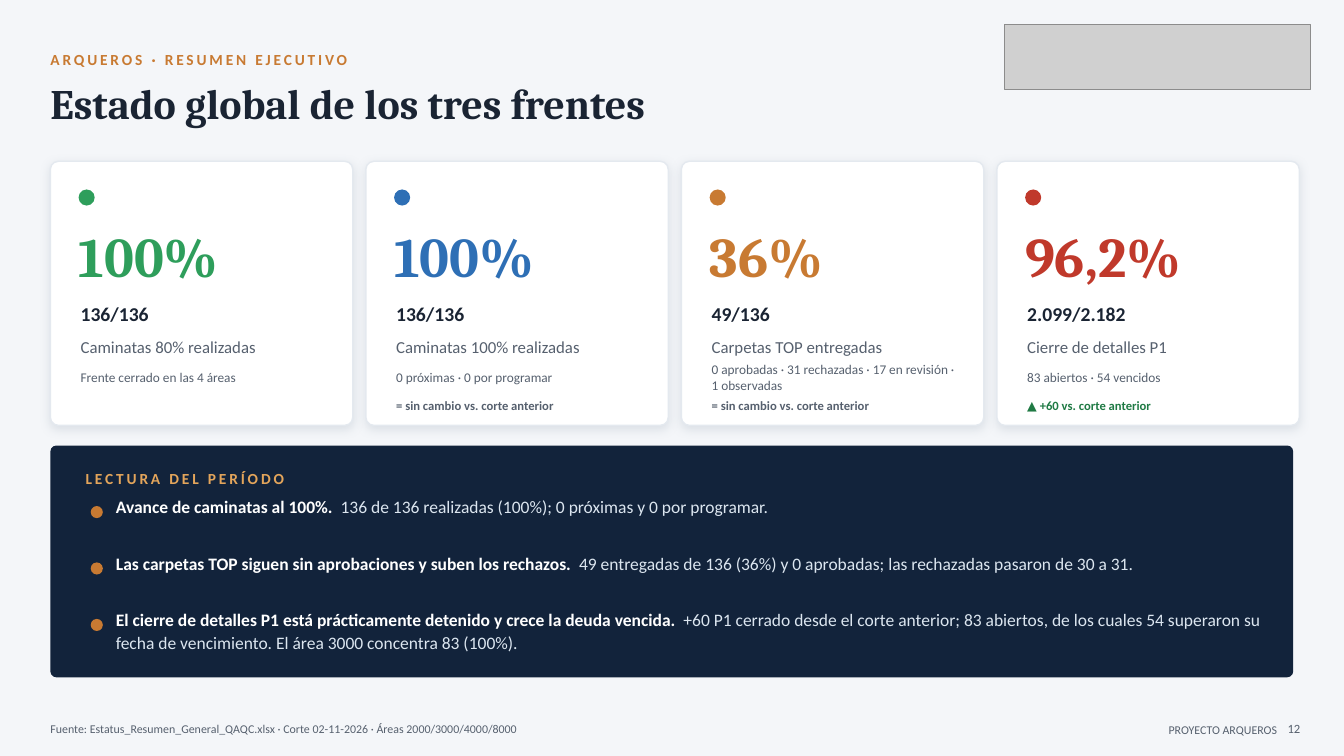
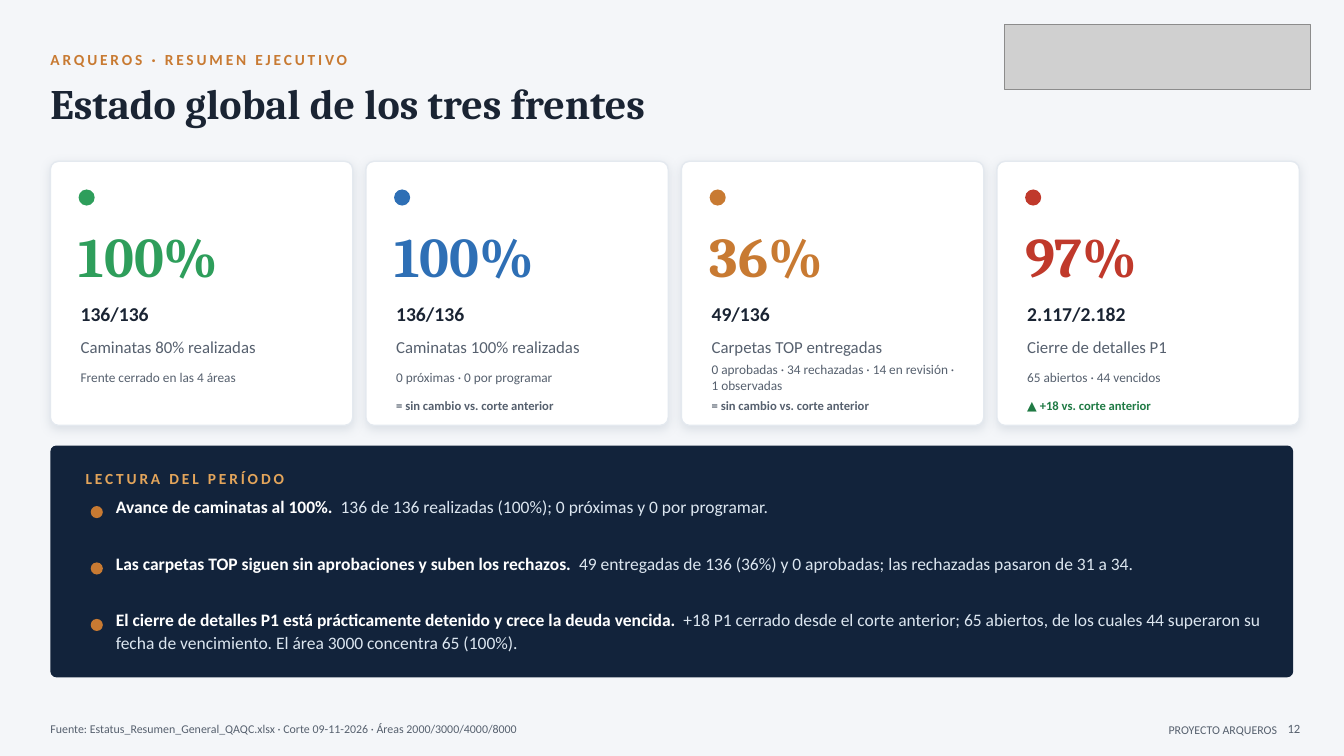
Before and after one commit to tdkvalex/Dashboard-HSEQ, a slide deck: slide 12 of panel_control_TOP_P1/Panel_Control_TOP_P1.pptx. Drawn at 1344x756 pixels with LibreOffice and Linux fonts; fonts in the diff are those of the drawing; grey boxes stand for pictures. Boxes give left, top, right and bottom in pixels: in the first picture for what was removed or moved away, otherwise in the second. Text is boxed around its words. In the diff, an @@ line names an element or a change of style, - is before the commit and + after.

```diff
--- a/panel_control_TOP_P1/Panel_Control_TOP_P1.pptx
+++ b/panel_control_TOP_P1/Panel_Control_TOP_P1.pptx
@@ text at (x1=1025, y1=239, x2=1137, y2=279): text changed @@
-96,2%
+97%
@@ text at (x1=1027, y1=307, x2=1125, y2=322): text changed @@
-2.099/2.182
+2.117/2.182
@@ text at (x1=712, y1=365, x2=948, y2=390): text changed @@
-0 aprobadas · 31 rechazadas · 17 en revisión · 1 observadas
+0 aprobadas · 34 rechazadas · 14 en revisión · 1 observadas
@@ text at (x1=1027, y1=373, x2=1160, y2=382): text changed @@
-83 abiertos · 54 vencidos
+65 abiertos · 44 vencidos
@@ text at (x1=1040, y1=401, x2=1151, y2=410): text changed @@
-▲ +60 vs. corte anterior
+▲ +18 vs. corte anterior
@@ text at (x1=116, y1=557, x2=1133, y2=573): text changed @@
-Las carpetas TOP siguen sin aprobaciones y suben los rechazos. 49 entregadas de 136 (36%) y 0 aprobadas; las rechazadas pasaron de 30 a 31.
+Las carpetas TOP siguen sin aprobaciones y suben los rechazos. 49 entregadas de 136 (36%) y 0 aprobadas; las rechazadas pasaron de 31 a 34.
@@ text at (x1=116, y1=613, x2=1260, y2=651): text changed @@
-El cierre de detalles P1 está prácticamente detenido y crece la deuda vencida. +60 P1 cerrado desde el corte anterior; 83 abiertos, de los cuales 54 superaron su fecha de vencimiento. El área 3000 concentra 83 (100%).
+El cierre de detalles P1 está prácticamente detenido y crece la deuda vencida. +18 P1 cerrado desde el corte anterior; 65 abiertos, de los cuales 44 superaron su fecha de vencimiento. El área 3000 concentra 65 (100%).
@@ text at (x1=50, y1=723, x2=516, y2=735): text changed @@
-Fuente: Estatus_Resumen_General_QAQC.xlsx · Corte 02-11-2026 · Áreas 2000/3000/4000/8000
+Fuente: Estatus_Resumen_General_QAQC.xlsx · Corte 09-11-2026 · Áreas 2000/3000/4000/8000
```
Also in this commit, not shown: 6 other slides changed, 4 other files.
